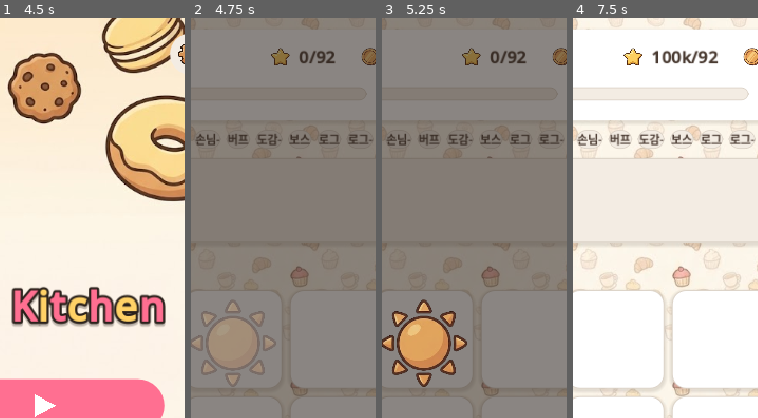
Above: before the commit, frames 1-4 (left to right).
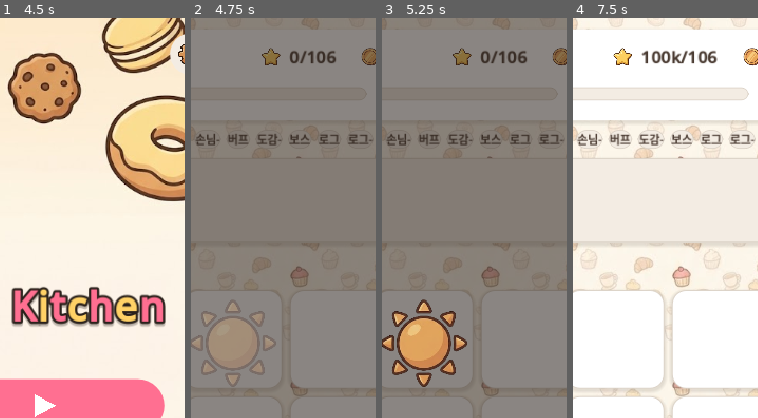
Above: after the commit, the same moments.

Repository: yellyB/game-slot-kitchen
Game: Godot game, scene res://scenes/Main.tscn
Same seed, same stepped clock (60 frames per second), same inputs: the game is played once before the commit and once after it. Sound files missing from this copy of the repository are replaced by a short silence.
Inputs (mouse positions are % of the whole screen's width and height, from its top left):
- Up to frame 1 (4.5 s): tap Enter at 0.5 s; move the mouse to (45, 70) at 0.52 s; hold W 0.53-1.25 s; tap Q at 0.6 s; click (45, 70) at 0.67 s; tap Space at 0.77 s; click (11, 5) at 1.25 s; drag from (80, 65) to (45, 70) at 2.02 s; move the mouse to (20, 35) at 2.77 s; hold A 2.78-3.5 s; tap R at 2.85 s; drag from (55, 50) to (20, 35) at 3.52 s; move the mouse to (35, 25) at 4.27 s; hold S from 4.28 s (still down); tap Z at 4.35 s
- Up to frame 2 (4.75 s): keep holding S; tap Space at 4.52 s
- Up to frame 3 (5.25 s): release S at 5 s; drag from (21, 40) to (35, 25) at 5.02 s
- Up to frame 4 (7.5 s): move the mouse to (50, 40) at 5.77 s; hold W 5.78-6.5 s; tap C at 5.85 s; click (50, 40) at 5.92 s; click "+10만" at 6.5 s; click "별+10만" at 7.25 s
The pictures show only the part of the screen within x 39-89%, y 0-50%; the shares and areas given below are measured in that part.

Frame 1 is identical in both runs. In frame 2, 0.8% of the frame differs, in the area x 38-79%, y 7-12%; in frame 3, 0.8%; in frame 4, 1.3%, in the area x 21-79%, y 7-12%.

Commit message:
전역 난이도 노브 GATE_MULT=1.15 — 게임 더 어렵게
- levels.gd: 모든 관문(월목표·주관문)에 GATE_MULT 곱. 한 상수로 난이도 튜닝.
- 곱연산 제거+스케일러 상한으로 카드가 약해진 만큼 게이트도 올려 난이도 상향.
- 시뮬(현실모드): 풀 빌드 생존 5.8→3.9주. (봇은 비관적이라 실플레이어는 더 오래 — 플레이 후 GATE_MULT 조정)

Co-Authored-By: Claude Opus 4.8 (1M context) <noreply@anthropic.com>

Diff:
--- a/data/levels.gd
+++ b/data/levels.gd
@@ -13,6 +13,7 @@
 ## 중후반은 가파르게 올라 스노우볼을 오래 압박. 실로그(중간빌드 월매출)에 맞춰 튜닝. SIM_GROWTH로 스윕.
 ##   rent(mi) = BASE × ( GROWTH^mi + ACCEL_W × (ACCEL^mi − 1) )   (mi=0-base 개월)
 const RENT_BASE := 4000    # 곡선 기준값(mi>=onboarding 스케일). 온보딩(1~6개월차)은 ONBOARD_GATES로 별도.
+const GATE_MULT := 1.15    # 전역 난이도 — 모든 관문(월목표·주관문)에 곱. >1=더 어렵게. 시뮬로 튜닝.
 # 1~8개월차 주차별 누적 관문 [주1,주2,주3,주4]; 주4=월 목표. m1~m2 실측, m3~m8 추정. 9개월차+는 공식.
 const ONBOARD_GATES := [
 	[100, 220, 300, 440],
@@ -92,6 +93,8 @@
 	var gate := int((ONBOARD_GATES[mi] as Array)[wi]) if mi < ONBOARD_GATES.size() else _week_gate(mr, wi)
 	if not is_end:
 		gate = int(round(float(gate) * PRE_BOSS_MULT))
+	mr = int(round(float(mr) * GATE_MULT))     # 전역 난이도
+	gate = int(round(float(gate) * GATE_MULT))
 	if OS.has_environment("SIM_LOAD"):
 		var mult := float(OS.get_environment("SIM_LOAD"))
 		if mult > 1.0:
